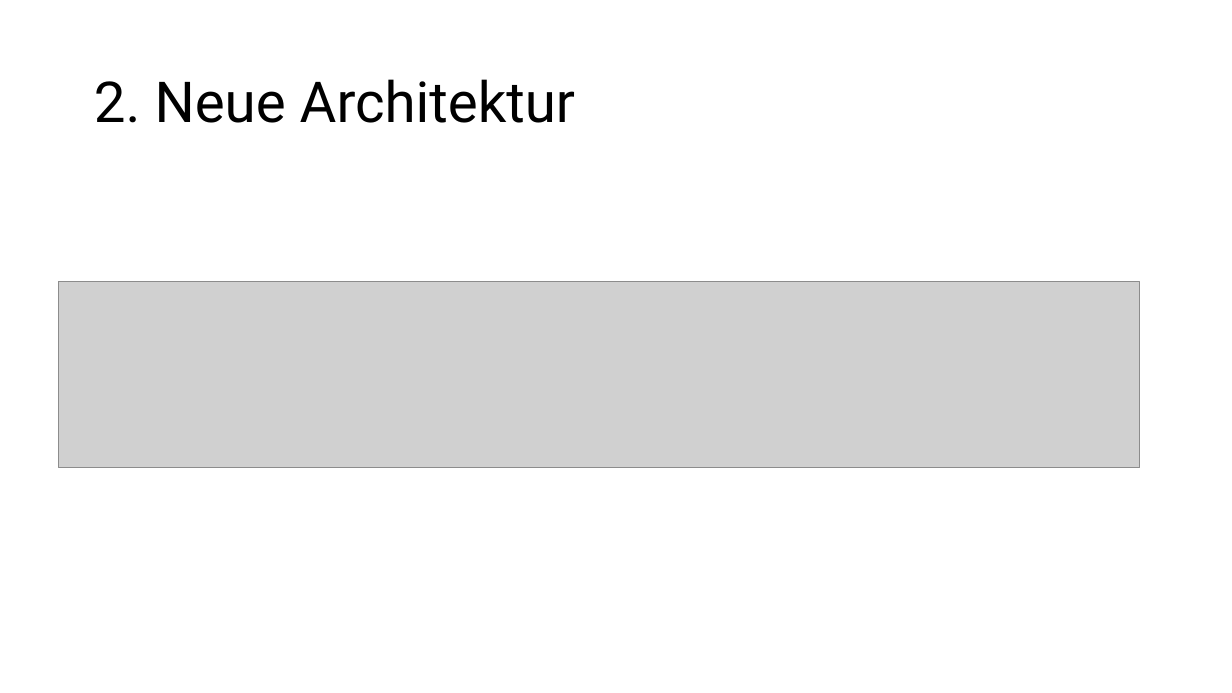
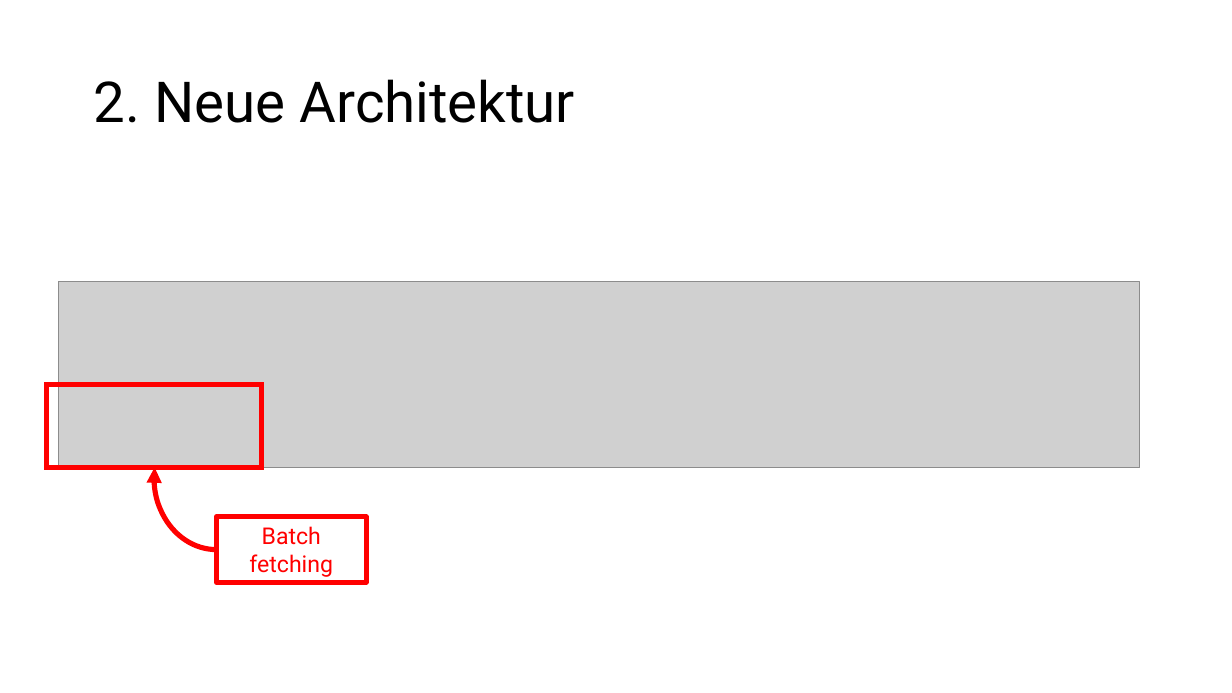
Before and after one commit to BDP26/pm4-github-insights, a slide deck: slide 7 of documents/Midterm_Presentation_Gian_Gamper_Jonas_Bratschi_Jann_Erhardt.pptx. Drawn at 1232x693 pixels with LibreOffice and Linux fonts; fonts in the diff are those of the drawing; grey boxes stand for pictures; background and template pictures are left out. Boxes give left, top, right and bottom in pixels: in the first picture for what was removed or moved away, otherwise in the second. Text is boxed around its words. In the diff, an @@ line names an element or a change of style, - is before the commit and + after.

```diff
--- a/documents/Midterm_Presentation_Gian_Gamper_Jonas_Bratschi_Jann_Erhardt.pptx
+++ b/documents/Midterm_Presentation_Gian_Gamper_Jonas_Bratschi_Jann_Erhardt.pptx
@@ rectangle added at <box>46,384,262,469</box>, outline #FF0000 4 pt @@
@@ arc (boxed as its full ellipse) added at <box>154,405,279,549</box>, outline #FF0000 4 pt @@
@@ rectangle added at <box>216,517,366,582</box>, fill #FFFFFF, outline #FF0000 4 pt, 18 pt, text #FF0000 @@
+Batch fetching
```
Also in this commit, not shown: 1 other file.
